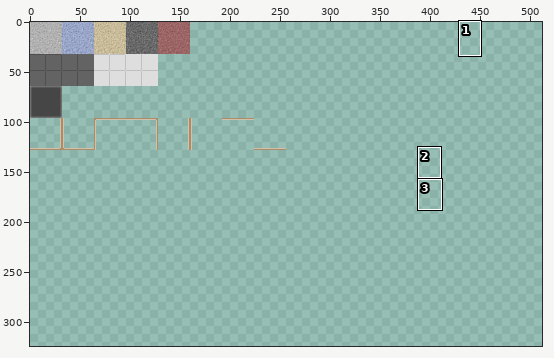
Two states of a sprite sheet, data/art/TURF_TILESET.png. The first picture is a wide view before the edit; the outline marks the close-up.
Close-up. Before the commit:
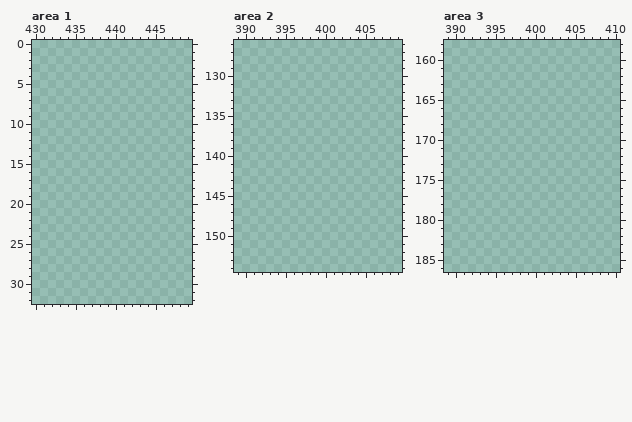
The file is 512x512 pixels. Colours within 5 levels of each other are drawn and written as one. Shown: area 1: x 430..449, y 0..32; area 2: x 389..409, y 126..154; area 3: x 389..410, y 158..186. The wide view leaves out empty margins. The commit also changed other parts of the picture, which this record leaves out.
Once edited:
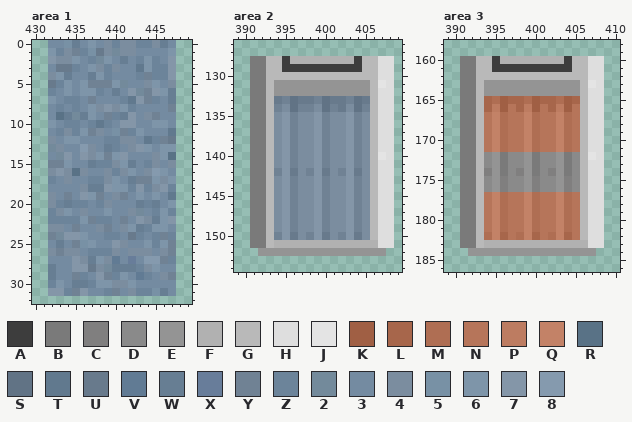
Palette (. is transparent): A #3d3d3d  B #7a7a7a  C #807f7f  D #8a8a8a  E #949494  F #b1b1b1  G #b9b9b9  H #dedede  J #e4e4e4  K #a05f44  L #a7664b  M #af6e53  N #b6755a  P #bd7c61  Q #c38267  R #597286  S #617385  T #61798e  U #687a8c  V #617b94  W #677e93  X #687d9a  Y #708294  Z #6c849a  2 #738a9b  3 #748ba1  4 #7b8d9f  5 #7891a5  6 #7e95a9  7 #8496a8  8 #859aae
From old to new:
Area 1:
y 0: x 432..447 ................ -> 335W3634Z44ZZ4W3
y 1: x 432..447 ................ -> 6Z4YZ5U424433336
y 2: x 432..447 ................ -> 74463Z263W3Z6Z37
y 3: x 432..447 ................ -> 3UUZ364Z433T6ZZ7
y 4: x 432..447 ................ -> 46W33W6Z333ZYZZ7
y 5: x 432..447 ................ -> UZ636YYY62334634
y 6: x 432..447 ................ -> Z36366Z3W372Y76W
y 7: x 432..447 ................ -> 63ZZ3Y333ZT7YZ3W
y 8: x 432..447 ................ -> 3Z3Z364746Z3333Y
y 9: x 432..447 ................ -> 3RW2W63YZW734Y33
y 10: x 432..447 ................ -> 63ZZ3ZTZ37733663
y 11: x 432..447 ................ -> 3Z4Z6Y435YZ6333T
y 12: x 432..447 ................ -> 4366333ZZ443TZYU
y 13: x 432..447 ................ -> 2433843WZ3476366
y 14: x 432..447 ................ -> 3273746Y6733346R
y 15: x 432..447 ................ -> YY633WZZ46W3Z434
y 16: x 432..447 ................ -> 474R4334Z4634863
y 17: x 432..447 ................ -> Z3433ZZ463WYY646
y 18: x 432..447 ................ -> 33334WW766Z7Z47Z
y 19: x 432..447 ................ -> 43Y376Y34Y36363T
y 20: x 432..447 ................ -> 4ZWZZ3Z4333WZW36
y 21: x 432..447 ................ -> Z463433633423Z6Z
y 22: x 432..447 ................ -> ZZZZ6YZZ3Y374W67
y 23: x 432..447 ................ -> 443Y334Y346WZ663
y 24: x 432..447 ................ -> Y277633ZZ3UZ3ZYZ
y 25: x 432..447 ................ -> 3W3Y563374336Z6Y
y 26: x 432..447 ................ -> 4Y443ZZZ4344434Y
y 27: x 432..447 ................ -> 33374W64V3X388YZ
y 28: x 432..447 ................ -> W3377U42WWWZ4633
y 29: x 432..447 ................ -> W33YZ37YZ63VZ34Y
y 30: x 432..447 ................ -> Z63WWZ6644633333
y 31: x 432..447 ................ -> 77ZY733ZY34ZZ5W3
Area 2:
y 128: x 391..408 .................. -> BBGGAFFFFFFFFAGGHH
y 129: x 391..408 .................. -> BBGGAAAAAAAAAAGGHH
y 130: x 391..408 .................. -> BBGGGGGGGGGGGGGGHH
y 131: x 391..408 .................. -> BBGEEEEEEEEEEEEGJH
y 132: x 391..408 .................. -> BBGEEEEEEEEEEEEGHH
y 133: x 391..408 .................. -> BBGUYSUUYSUUYSUGHH
y 134: x 391..408 .................. -> BBGY4SYY4SYU4SYGHH
y 135..139: x 391..408 .................. -> BBG47Y447Y447Y4GHH
y 140: x 391..408 .................. -> BBG47Y447Y447Y4GJH
y 141: x 391..408 .................. -> BBG47Y447Y447Y4GHH
y 142: x 391..408 .................. -> BBGY7U4Y7U4Y7U4GHH
y 143..149: x 391..408 .................. -> BBG47Y447Y447Y4GHH
y 150: x 391..408 .................. -> BBGY7U4Y7U4Y7U4GHH
y 151: x 391..408 .................. -> BBGFFFFFFFFFFFFFHH
y 152: x 392..407 ................ -> EEEEEEEEEEEEEEEE
Area 3:
y 160: x 391..408 .................. -> BBGGAFFFFFFFFAGGHH
y 161: x 391..408 .................. -> BBGGAAAAAAAAAAGGHH
y 162: x 391..408 .................. -> BBGGGGGGGGGGGGGGHH
y 163: x 391..408 .................. -> BBGEEEEEEEEEEEEGJH
y 164: x 391..408 .................. -> BBGEEEEEEEEEEEEGHH
y 165: x 391..408 .................. -> BBGLMKLLMKLLMKLGHH
y 166: x 391..408 .................. -> BBGLPKNLPKNLPKNGHH
y 167..171: x 391..408 .................. -> BBGNQMNNQMNNQMNGHH
y 172: x 391..408 .................. -> BBGDEBDDEBDDEBDGJH
y 173: x 391..408 .................. -> BBGDEBDDEBDDEBDGHH
y 174: x 391..408 .................. -> BBGCEBDCEBDCEBDGHH
y 175..176: x 391..408 .................. -> BBGDECDDECDDECDGHH
y 177..181: x 391..408 .................. -> BBGNQMNNQMNNQMNGHH
y 182: x 391..408 .................. -> BBGMQLNMQLNMQLNGHH
y 183: x 391..408 .................. -> BBGFFFFFFFFFFFFFHH
y 184: x 392..407 ................ -> EEEEEEEEEEEEEEEE
